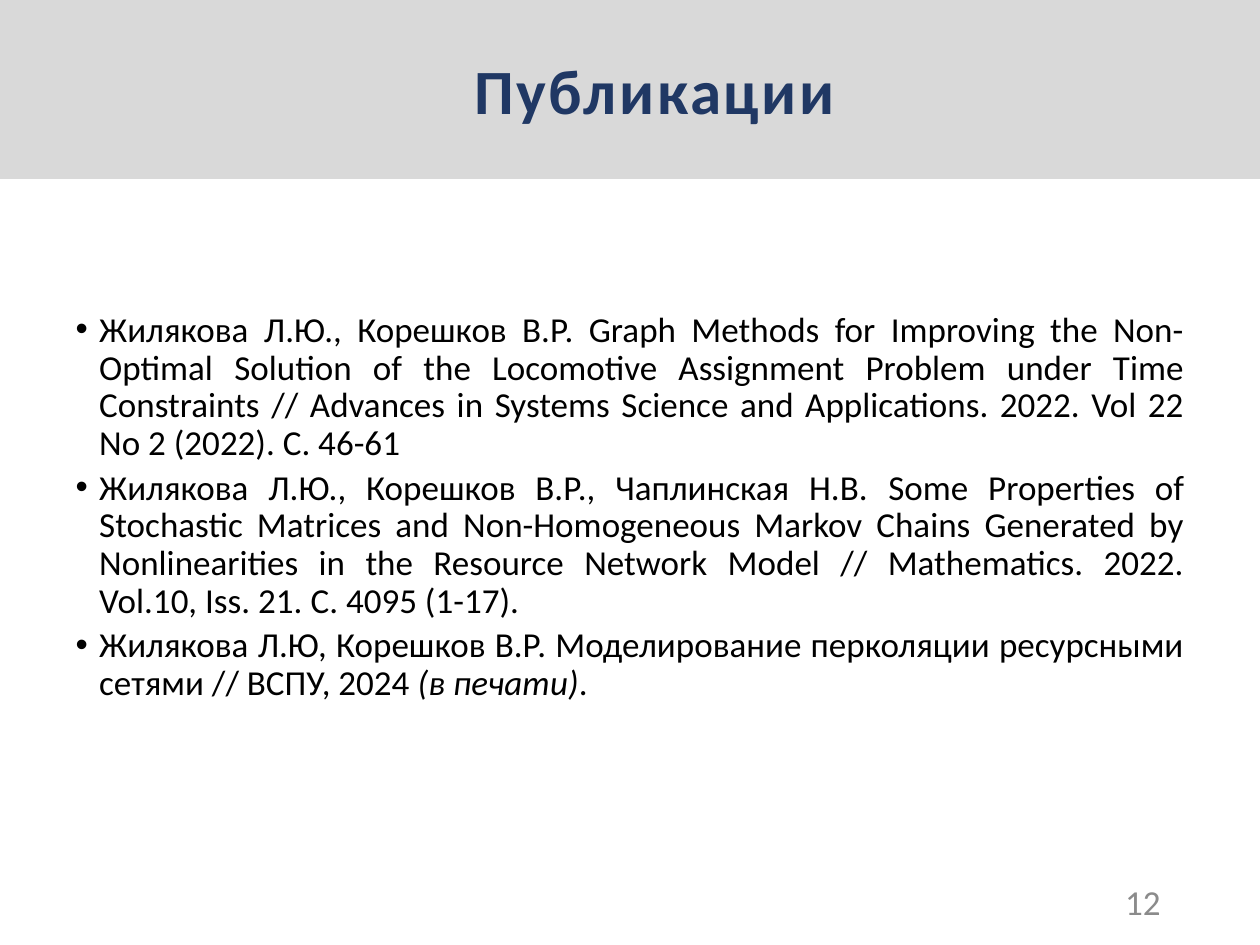
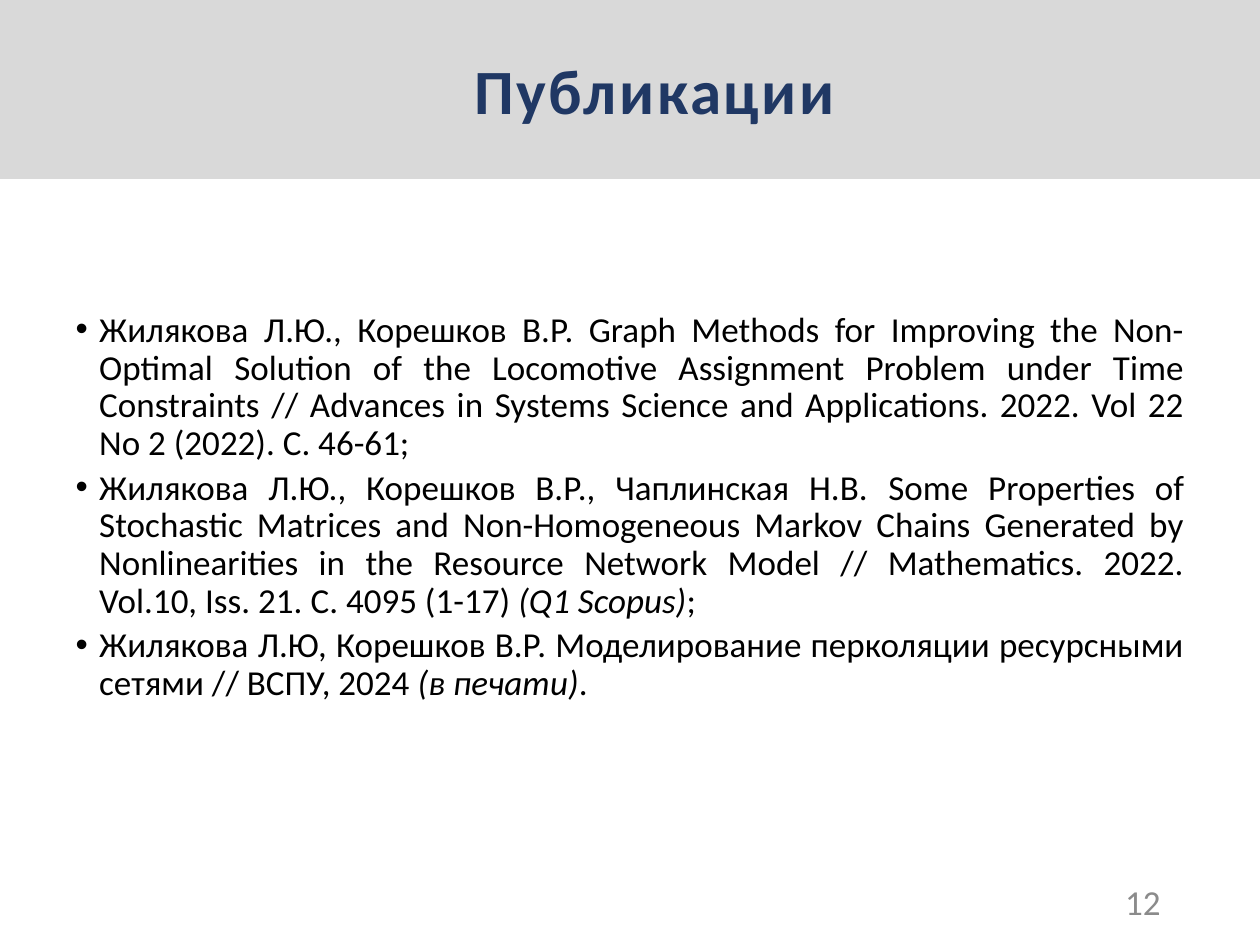
Before and after one commit to heinwol/master-thesis, a slide deck: slide 12 of presentation/Корешков НИР.pptx. Drawn at 1260x945 pixels with LibreOffice and Linux fonts; fonts in the diff are those of the drawing. Boxes give left, top, right and bottom in pixels: in the first picture for what was removed or moved away, otherwise in the second. Text is boxed around its words. In the diff, an @@ line names an element or a change of style, - is before the commit and + after.

Commit message:
finished presentation

```diff
--- a/presentation/Корешков НИР.pptx
+++ b/presentation/Корешков НИР.pptx
@@ text at box(99, 317, 1184, 619): text changed @@
-• Жилякова Л.Ю., Корешков В.Р. Graph Methods for Improving the Non-Optimal Solution of the Locomotive Assignment Problem under Time Constraints // Advances in Systems Science and Applications. 2022. Vol 22 No 2 (2022). С. 46-61
-• Жилякова Л.Ю., Корешков В.Р., Чаплинская Н.В. Some Properties of Stochastic Matrices and Non-Homogeneous Markov Chains Generated by Nonlinearities in the Resource Network Model // Mathematics. 2022. Vol.10, Iss. 21. С. 4095 (1-17).
+• Жилякова Л.Ю., Корешков В.Р. Graph Methods for Improving the Non-Optimal Solution of the Locomotive Assignment Problem under Time Constraints // Advances in Systems Science and Applications. 2022. Vol 22 No 2 (2022). С. 46-61;
+• Жилякова Л.Ю., Корешков В.Р., Чаплинская Н.В. Some Properties of Stochastic Matrices and Non-Homogeneous Markov Chains Generated by Nonlinearities in the Resource Network Model // Mathematics. 2022. Vol.10, Iss. 21. С. 4095 (1-17) (Q1 Scopus);
```
Also in this commit, not shown: 4 other slides changed.
